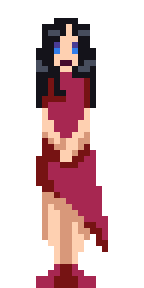
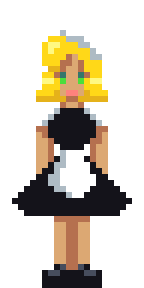
Before/after of a 144 x 288 layered artwork. What changed in the layer stack:
showed "melissa full body" over 12, 30, 132, 288
hid "denise full body" over 36, 18, 108, 288
hid "Background" over 12, 18, 132, 288
